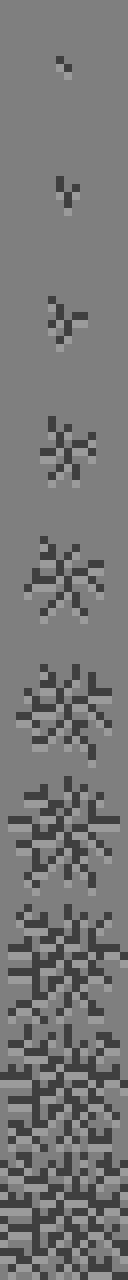
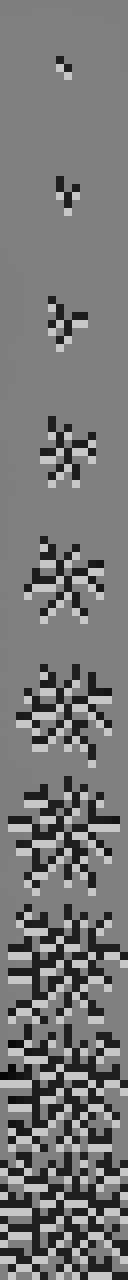
The second 128 × 1280 image is a revision of the first. Changes to its layers:
removed layer "Eingefügte Ebene #7" over (0, 1152, 128, 1280)
removed layer "Eingefügte Ebene #6" over (0, 1024, 128, 1152)
removed layer "Eingefügte Ebene #5" over (8, 904, 128, 1024)
removed layer "Eingefügte Ebene #4" over (8, 776, 120, 896)
removed layer "Eingefügte Ebene #3" over (16, 664, 112, 768)
removed layer "Eingefügte Ebene #2" over (24, 536, 104, 624)
removed layer "Eingefügte Ebene #1" over (40, 416, 96, 488)
removed layer "Eingefügte Ebene" over (48, 296, 88, 352)
painted on "Hintergrund" over (0, 56, 128, 1280)
